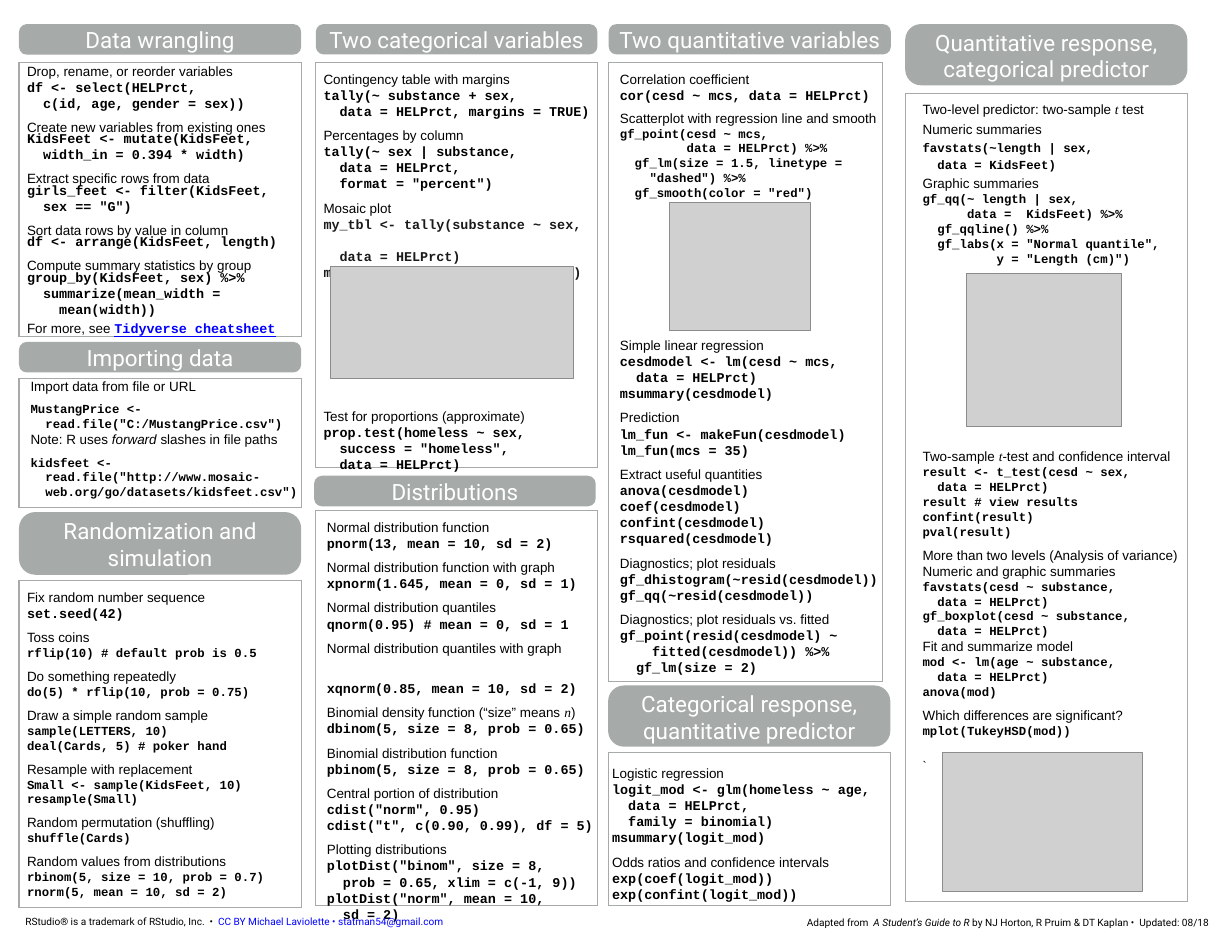
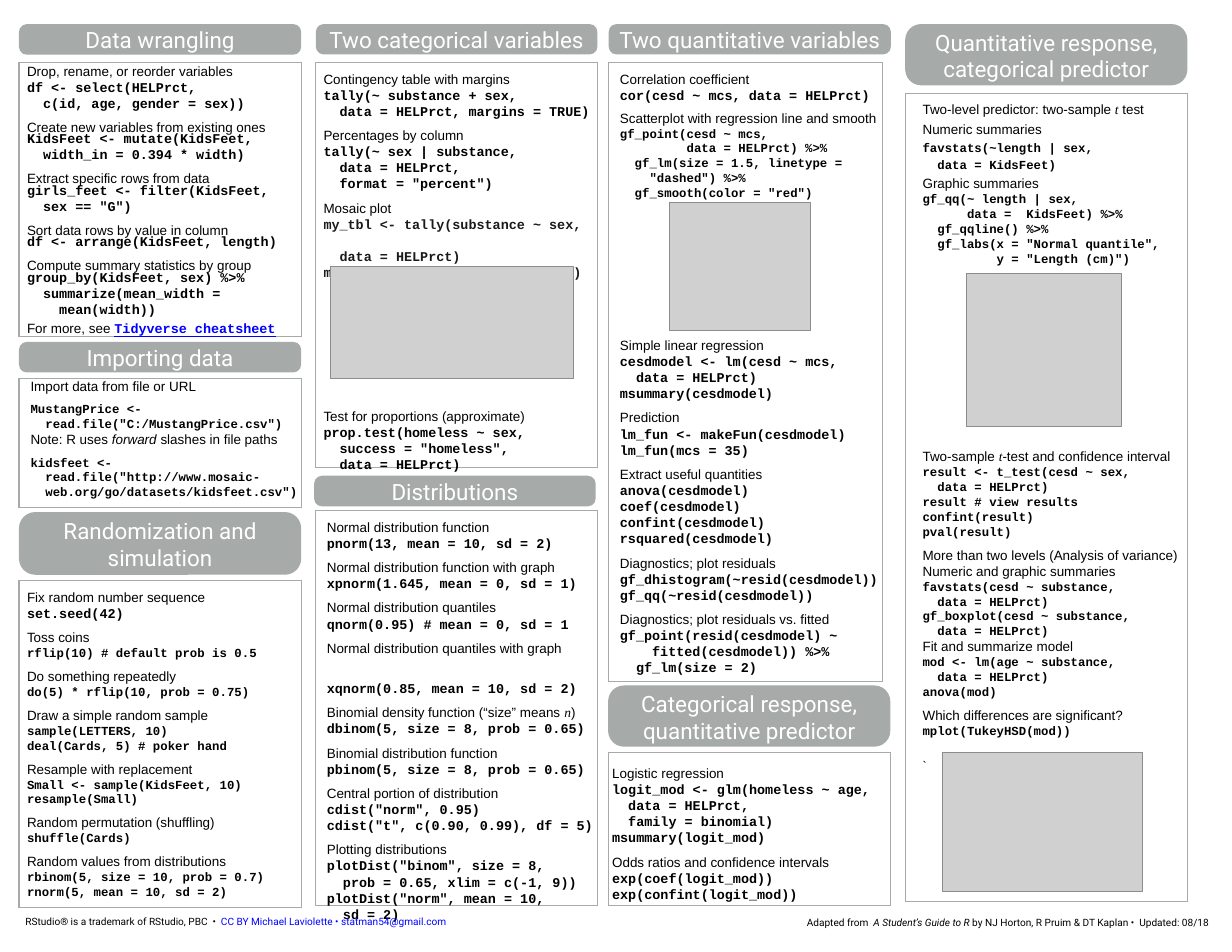
Before and after one commit to mlaviolet/Mosaic-cheatsheets, a slide deck: slide 2 of mosaic-cheatsheet-gf.pptx. Drawn at 1232x952 pixels with LibreOffice and Linux fonts; fonts in the diff are those of the drawing; grey boxes stand for pictures. Boxes give left, top, right and bottom in pixels: in the first picture for what was removed or moved away, otherwise in the second. Text is boxed around its words. In the diff, an @@ line names an element or a change of style, - is before the commit and + after.

```diff
--- a/mosaic-cheatsheet-gf.pptx
+++ b/mosaic-cheatsheet-gf.pptx
@@ text at <box>25,916,446,928</box>: text changed @@
-RStudio® is a trademark of RStudio, Inc. • CC BY Michael Laviolette • statman54@gmail.com
+RStudio® is a trademark of RStudio, PBC • CC BY Michael Laviolette • statman54@gmail.com
```
Also in this commit, not shown: 1 other slide changed, 1 other file.
